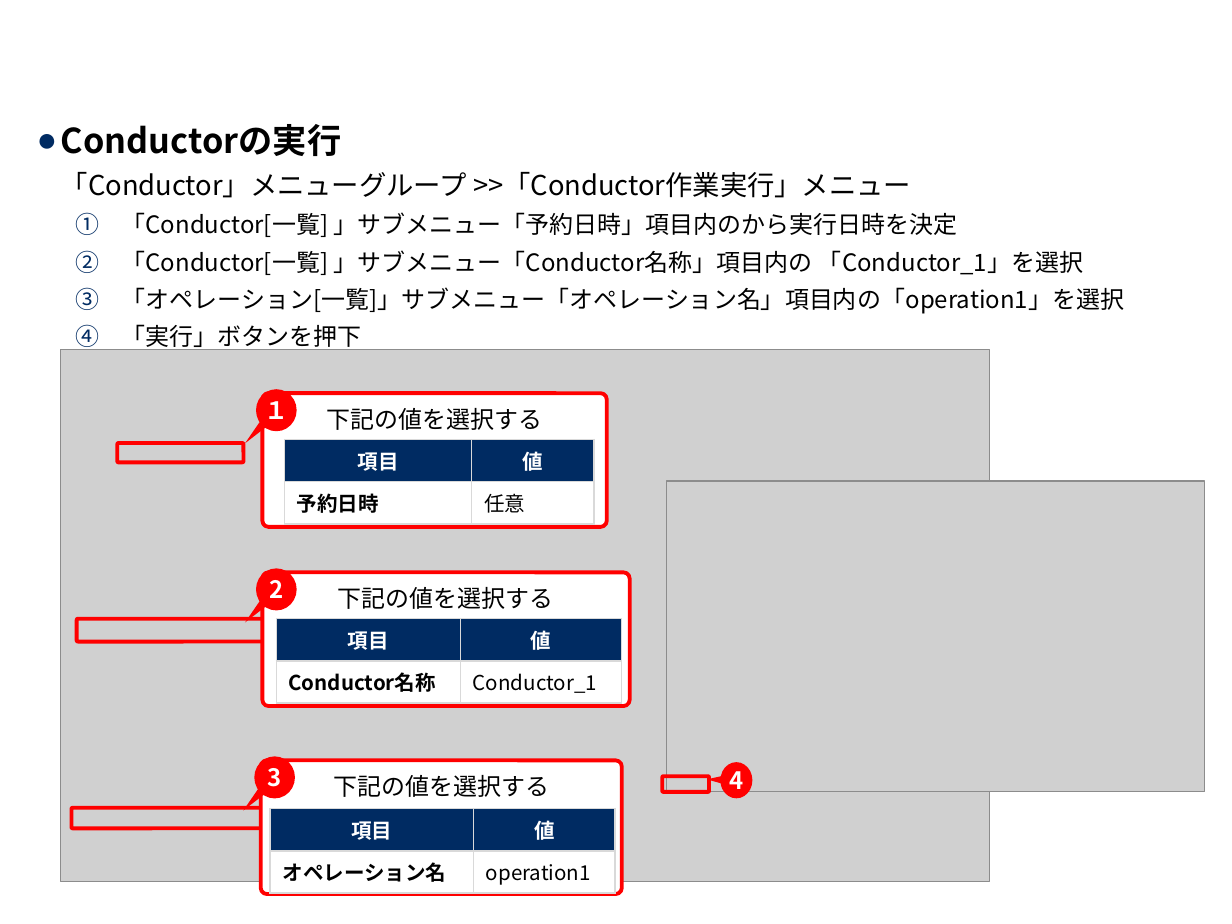
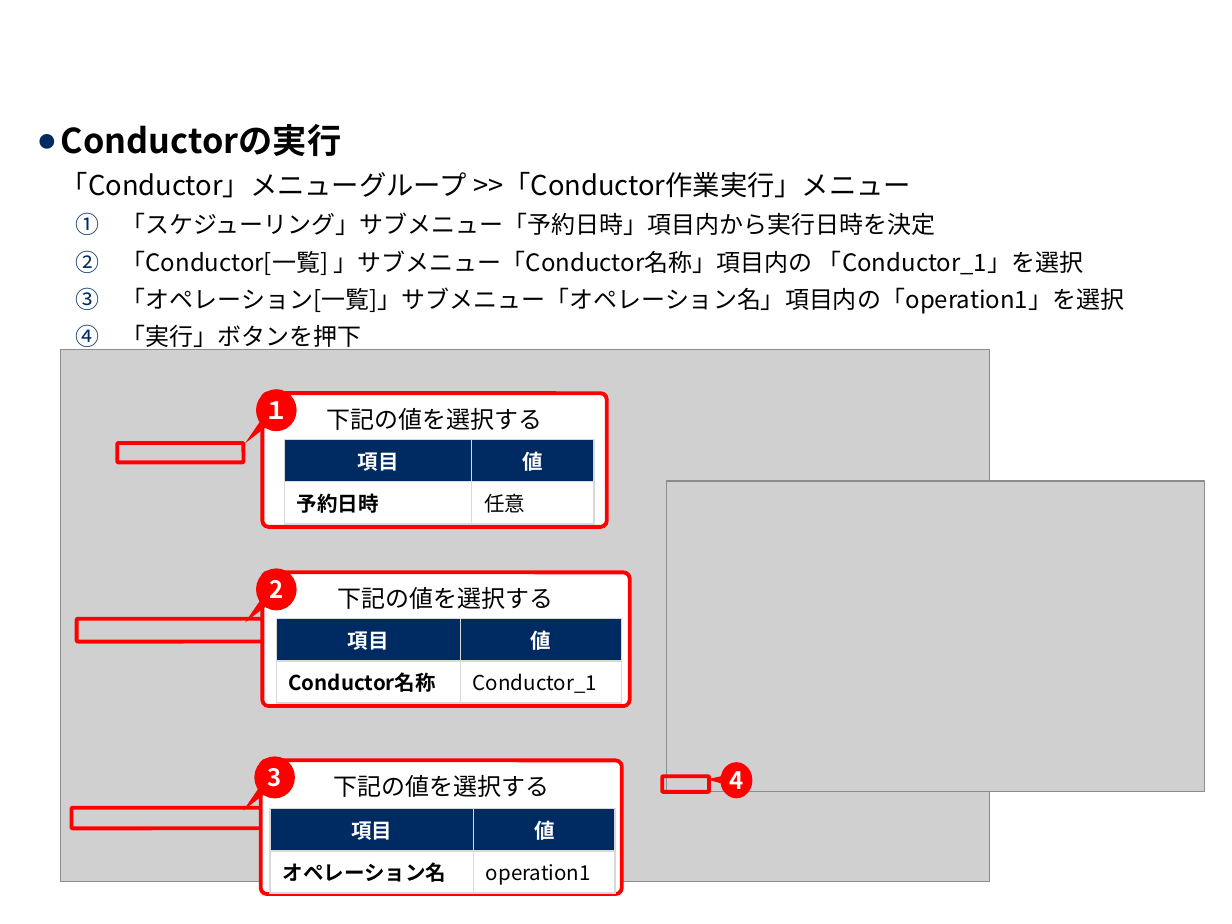
Before and after one commit to exastro-suite/it-automation-docs, a slide deck: slide 29 of asset/Learn_ja/ITA-Conductor_practice_ja.pptx. Drawn at 1232x924 pixels with LibreOffice and Linux fonts; fonts in the diff are those of the drawing; grey boxes stand for pictures; background and template pictures are left out. Boxes give left, top, right and bottom in pixels: in the first picture for what was removed or moved away, otherwise in the second. Text is boxed around its words. In the diff, an @@ line names an element or a change of style, - is before the commit and + after.

```diff
--- a/asset/Learn_ja/ITA-Conductor_practice_ja.pptx
+++ b/asset/Learn_ja/ITA-Conductor_practice_ja.pptx
@@ text at (122,212,936,235): text changed @@
-    1. 「Conductor[一覧] 」サブメニュー「予約日時」項目内のから実行日時を決定
+    1. 「スケジューリング」サブメニュー「予約日時」項目内から実行日時を決定
```
Also in this commit, not shown: 5 other slides changed, 1 other file.
